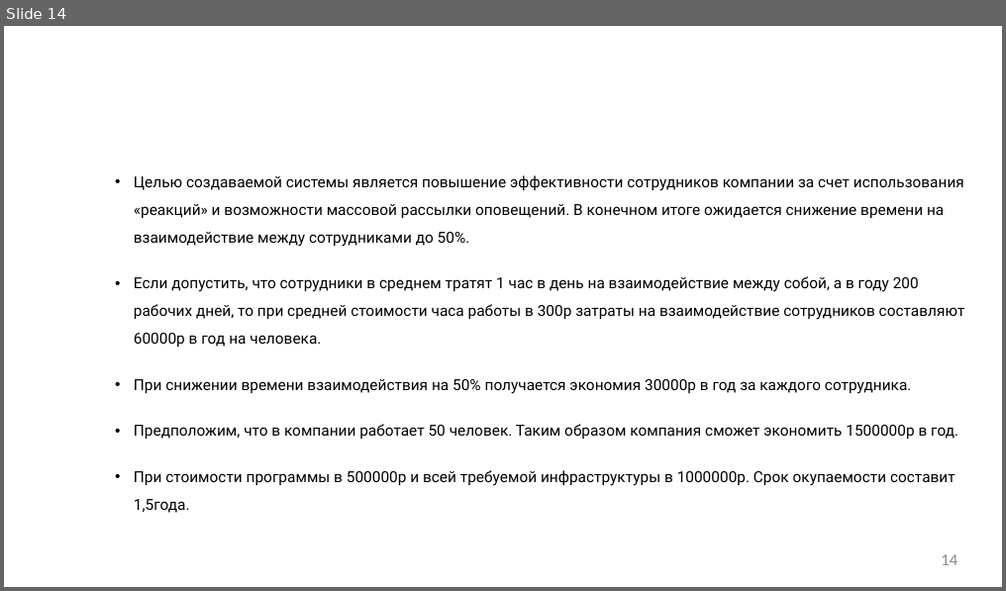
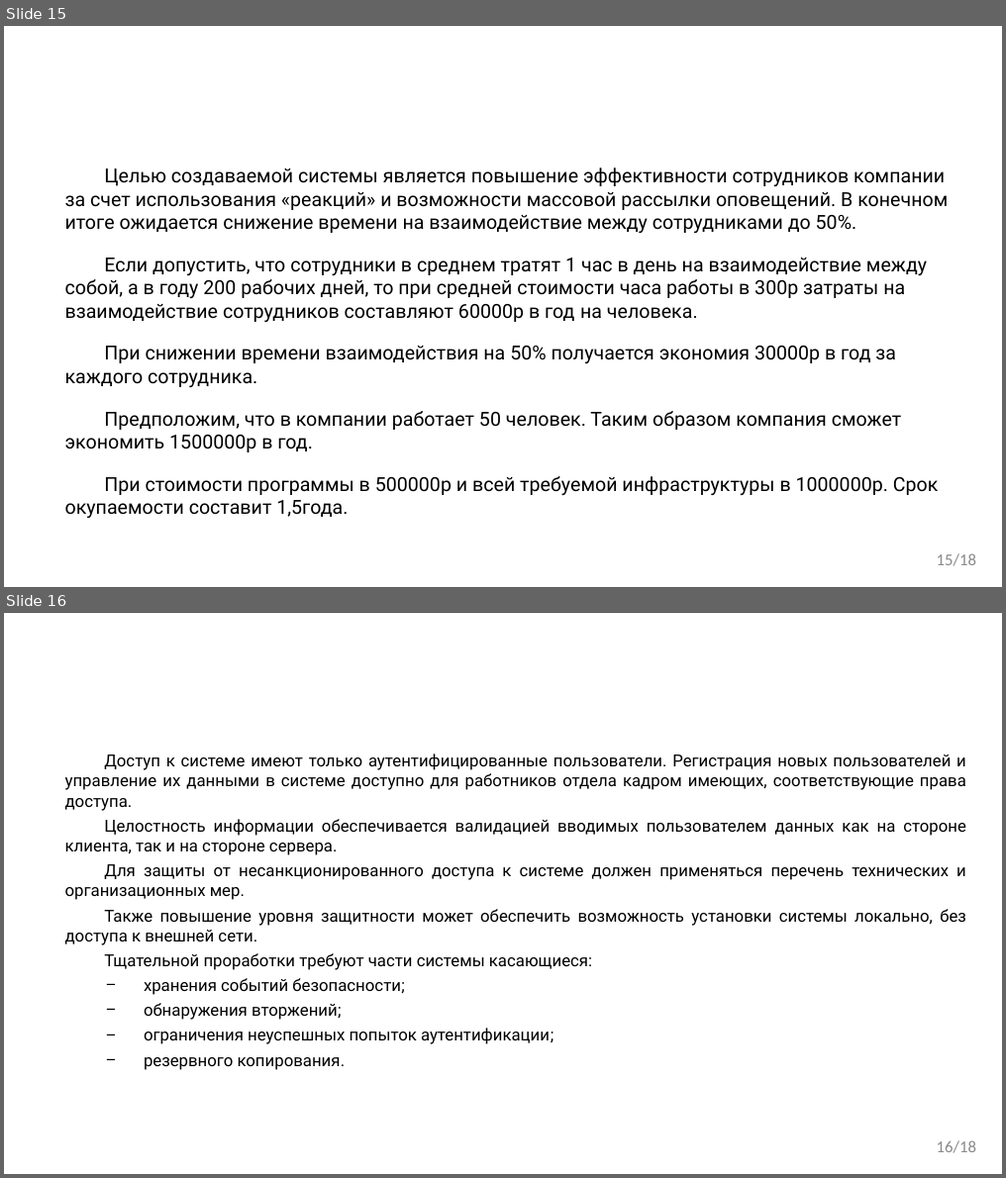
Before and after one commit to VladMexon/DiplomaProject, a slide deck: РИС-20-2б-Мехоношин-ВА-ПП.pptx. Shown one above the other, each under a label of ours: slide 14 before the commit, slides 15 and 16 after it. The pictures are 1006x591 and 1006x1178 pixels, drawn with LibreOffice and Linux fonts; fonts in the diff are those of the drawing; background and template pictures are left out. Boxes give left, top, right and bottom in pixels: in the first picture for what was removed or moved away, otherwise in the second. Text is boxed around its words. In the diff, an @@ line names an element or a change of style, - is before the commit and + after.

```diff
--- a/РИС-20-2б-Мехоношин-ВА-ПП.pptx
+++ b/РИС-20-2б-Мехоношин-ВА-ПП.pptx
@@ slide 16 added at [4, 613, 1002, 1174], background picture (left out) @@
@@ text added at [65, 754, 966, 1070], 12 pt, text #000000 @@
+Доступ к системе имеют только аутентифицированные пользователи. Регистрация новых пользователей и управление их данными в системе доступно для работников отдела кадром имеющих, соответствующие права доступа.
+Целостность информации обеспечивается валидацией вводимых пользователем данных как на стороне клиента, так и на стороне сервера.
+Для защиты от несанкционированного доступа к системе должен применяться перечень технических и организационных мер.
+Также повышение уровня защитности может обеспечить возможность установки системы локально, без доступа к внешней сети.
+Тщательной проработки требуют части системы касающиеся:
+− хранения событий безопасности;
+− обнаружения вторжений;
+− ограничения неуспешных попыток аутентификации;
+− резервного копирования.
@@ title added at [214, 819, 314, 836], 24 pt, text #FFFFFF, bold @@
+ОБЕСПЕЧЕНИЕ ТРЕБОВАНИЙ О ЗАЩИТЕ ИНФОРМАЦИИ
@@ page number added at [937, 1141, 977, 1154], 12 pt, text #898989 @@
+16/18
@@ what was slide 14 is now slide 15 @@
@@ slide 15 changed as well @@
@@ text "Целью создаваемой системы является повышение ..." at [65, 168, 947, 518]: size 11 to 14 pt; bullet • to none; line spacing 1.5 to 1 @@
@@ page number at [937, 554, 977, 567]: text changed @@
-14
+15/18
```
Also in this commit, not shown: 5 other slides changed, 1 other slide added, 4 other files.
